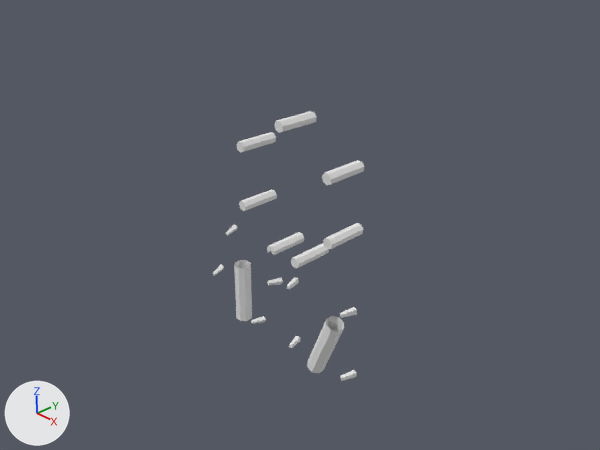
Renders of the Blender file techs/megapack/romans/training_camp_build.blend from each side of a commit.
The view is the same before and after, from the file's camera 'Camera'. Arrows for +X, +Y and +Z are at lower left; the lights stay in place.
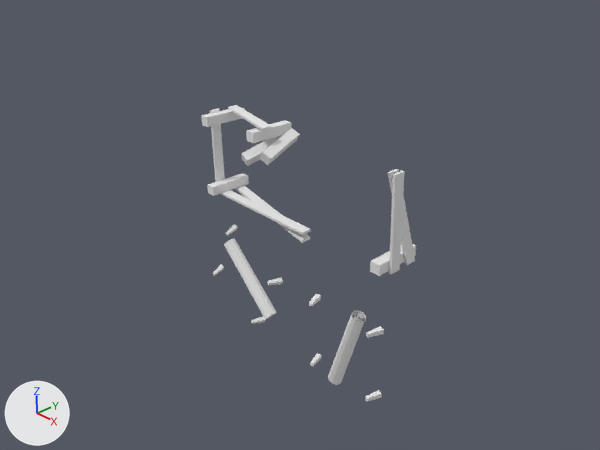
The newer file is also turned or shifted as a whole; pictures and numbers use the older file's frame.

Pixel boxes [x1, y1, x2, y2] of what changed, in the pictures (600 x 450 px):
'Cube.012', added: after [201, 105, 416, 276]
'Cylinder.011', deleted: before [236, 111, 365, 268]
'Cylinder', deleted: before [234, 260, 344, 374]
'Cylinder.002', added: after [328, 310, 366, 385]
'Cylinder.003', added: after [224, 238, 277, 319]
'Cube.002', reshaped (51% narrower, 36% shorter): before [213, 224, 357, 381]; after [213, 224, 283, 324]
'Cube', added: after [309, 294, 384, 402]
part 1 of me_cube_003, deleted: before [289, 336, 300, 348]
part 2 of me_cube_003, deleted: before [340, 307, 357, 318]
part 3 of me_cube_003, deleted: before [287, 277, 299, 289]
part 4 of me_cube_003, deleted: before [340, 370, 357, 381]

The change, as a diff of the scene's bpy script:
```diff
--- a/techs/megapack/romans/training_camp_build.blend.py
+++ b/techs/megapack/romans/training_camp_build.blend.py
@@ me_cube_003 @@
 me_cube_003.from_pydata(...)  # 64 vertices, 96 faces; spans x -32.0..49.6, y -12.0..16.9, z -10.6..31.2
 # used by ob_cube_002; location = (0.17, 0.09, -0.84); rotation_euler = (-3.146, -0.0135, -2.856), in degrees (-180, -0.8, -164); scale = (0.0509, 0.0509, 0.0509)
+# me_cube_003 part 1: the loose piece of 8 vertices spanning x -1.9..0.1, y -3.8..2.3, z 27.0..29.0 is deleted
+# me_cube_003 part 2: the loose piece of 8 vertices spanning x -30.7..-26.0, y -11.6..-5.6, z -2.4..-0.4 is deleted
+# me_cube_003 part 3: the loose piece of 8 vertices spanning x -1.0..1.0, y -3.5..2.6, z -1.0..1.0 is deleted
+# me_cube_003 part 4: the loose piece of 8 vertices spanning x -32.0..-27.3, y -12.0..-6.0, z 25.6..27.6 is deleted
 me_cube_003.materials.append(mat_material_003)
@@ me_cube_019 @@
+me_cube_019.from_pydata(...)  # 32 vertices, 48 faces; spans x -16.5..16.5, y -7.3..7.3, z -15.7..15.7
+me_cube_019.materials.append(mat_material_003)  # its picture is missing
@@ me_cube_033 @@
+me_cube_033.from_pydata(...)  # 96 vertices, 144 faces; spans x -22.7..23.3, y -4.6..4.6, z -9.5..9.0
+me_cube_033.materials.append(mat_material_003)  # its picture is missing
@@ me_cylinder_003 @@
+me_cylinder_003.from_pydata(...)  # 44 vertices, 42 faces; spans x -0.65..0.68, y -0.66..0.67, z -4.33..4.33
+me_cylinder_003.materials.append(mat_material_002)  # its picture is missing
@@ ob_cylinder @@
-ob_cylinder = bpy.data.objects.new('Cylinder', me_cylinder_018)
-ob_cylinder.location = (1.01, 0.26, -1.95)
-ob_cylinder.rotation_euler = (0.151, 0.348, 0.419)  # degrees (8.7, 20, 24)
-ob_cylinder.scale = (0.274, 0.274, 0.274)
@@ ob_cylinder_011 @@
-ob_cylinder_011 = bpy.data.objects.new('Cylinder.011', me_cylinder_011)
-ob_cylinder_011.location = (0.35, 0.11, -0.27)
-ob_cylinder_011.rotation_euler = (1.584, -0.363, 0.0)  # degrees (91, -21, 0)
-ob_cylinder_011.scale = (0.114, 0.114, 0.114)
@@ ob_cube @@
+ob_cube = bpy.data.objects.new('Cube', me_cube_019)
+ob_cube.location = (1.61, 0.09, -1.63)
+ob_cube.rotation_euler = (-0.00396, -3.128, 0.285)  # degrees (-0.2, -179, 16)
+ob_cube.scale = (0.0509, 0.0509, 0.0509)
@@ ob_cube_012 @@
+ob_cube_012 = bpy.data.objects.new('Cube.012', me_cube_033)
+ob_cube_012.location = (0.1, 0.39, 1.26)
+ob_cube_012.scale = (0.107, 0.107, 0.107)
@@ ob_cylinder_002 @@
+ob_cylinder_002 = bpy.data.objects.new('Cylinder.002', me_cylinder_003)
+ob_cylinder_002.location = (1.59, 0.15, -1.69)
+ob_cylinder_002.rotation_euler = (0.0267, 0.296, 0.0914)  # degrees (1.5, 17, 5.2)
+ob_cylinder_002.scale = (0.217, 0.217, 0.217)
@@ ob_cylinder_003 @@
+ob_cylinder_003 = bpy.data.objects.new('Cylinder.003', me_cylinder_003.copy())
+ob_cylinder_003.location = (-1.29, 0.15, -1.39)
+ob_cylinder_003.rotation_euler = (-0.0891, -0.793, 0.125)  # degrees (-5.1, -45, 7.2)
+ob_cylinder_003.scale = (0.217, 0.217, 0.217)
```
